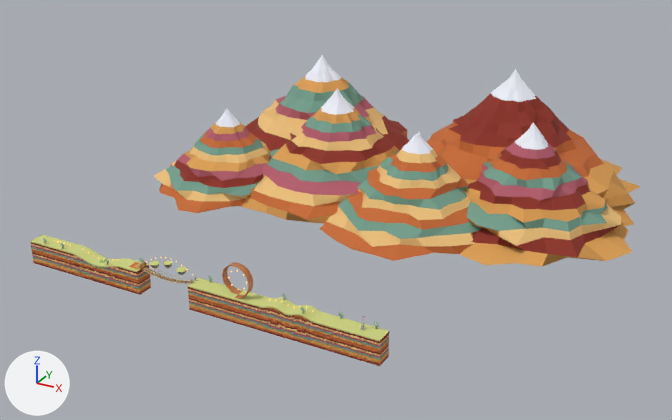
What one commit did to the glTF model datos/nivel1.glb.
One viewpoint serves both versions: a camera (50 mm lens) standing at (319.0, -289.0, 194.0) and looking at (91.0, 125.0, -13.0). The axes (+X, +Y, +Z) are drawn at lower left. The lights are the same throughout. The older version comes first. Where no turn or scale is listed for an object, it has been applied to the vertices. Vertices at exactly the same position are counted once.

Script lines for the objects in view, before the commit:
```python
ob_sm_fondo_cerro = bpy.data.objects.new('SM_Fondo_Cerro', me_sm_fondo_cerro)
ob_sm_fondo_cerro.location = (10.0, 140.0, -4.0)
ob_sm_fondo_cerro_001 = bpy.data.objects.new('SM_Fondo_Cerro.001', me_sm_fondo_cerro_001)
ob_sm_fondo_cerro_001.location = (70.0, 165.0, -4.0)
ob_sm_fondo_cerro_002 = bpy.data.objects.new('SM_Fondo_Cerro.002', me_sm_fondo_cerro_002)
ob_sm_fondo_cerro_002.location = (130.0, 145.0, -4.0)
ob_sm_fondo_cerro_003 = bpy.data.objects.new('SM_Fondo_Cerro.003', me_sm_fondo_cerro_003)
ob_sm_fondo_cerro_003.location = (185.0, 170.0, -4.0)
ob_sm_fondo_cerro_004 = bpy.data.objects.new('SM_Fondo_Cerro.004', me_sm_fondo_cerro_004)
ob_sm_fondo_cerro_004.location = (40.0, 200.0, -4.0)
ob_sm_fondo_cerro_005 = bpy.data.objects.new('SM_Fondo_Cerro.005', me_sm_fondo_cerro_005)
ob_sm_fondo_cerro_005.location = (160.0, 210.0, -4.0)
ob_sm_tramo_b_pasto = bpy.data.objects.new('SM_Tramo_B_Pasto', me_sm_tramo_b_pasto)
ob_sm_tramo_b_pasto.location = (0.0, 0.0, 0.0)
# also in view: 'SM_Tramo_A_Pasto' at (27.0, 0.0, -2.0); 'SM_Tramo_A' at (27.0, 0.0, -6.0); 'SM_Tramo_B' at (135.0, 0.0, -5.0)
```
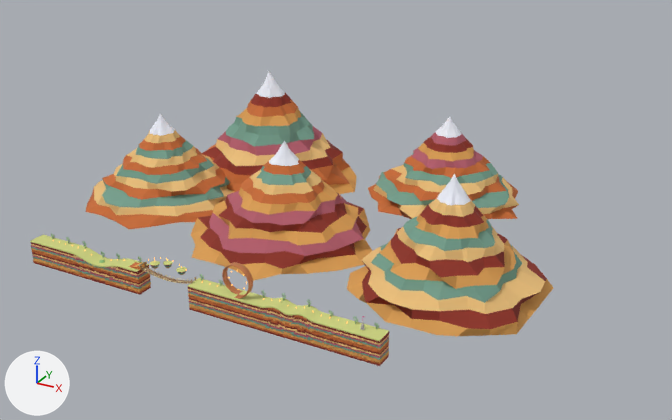
Patch to the scene script:
```diff
--- a/datos/nivel1.glb.py
+++ b/datos/nivel1.glb.py
@@ me_sm_fondo_cerro @@
-me_sm_fondo_cerro.from_pydata(...)  # 337 vertices, 648 faces; spans x -46.4..45.7, y -51.2..51.1, z -12.0..34.0
+me_sm_fondo_cerro.from_pydata(...)  # 337 vertices, 648 faces; spans x -44.8..48.7, y -48.5..47.9, z -12.0..37.3
+# me_sm_fondo_cerro part 1: 337 of 337 vertices moved; they spanned x -46.4..45.7, y -51.2..51.1, z -12.0..34.0 and now span x -44.8..48.7, y -48.5..47.9, z -12.0..37.3; mean shift (0.0, 0.2, 1.6)
+# me_sm_fondo_cerro part 2: 378 kept faces spanning x -31.6..35.1, y -32.3..36.5, z -1.4..26.8 get new vertex colours
 me_sm_fondo_cerro.materials.append(mat_m_roca_franjas)
@@ me_sm_fondo_cerro_001 @@
-me_sm_fondo_cerro_001.from_pydata(...)  # 337 vertices, 648 faces; spans x -61.4..64.5, y -60.8..63.1, z -12.0..48.0
+me_sm_fondo_cerro_001.from_pydata(...)  # 337 vertices, 648 faces; spans x -58.6..56.8, y -55.1..54.9, z -12.0..53.6
+# me_sm_fondo_cerro_001 part 3: 337 of 337 vertices moved; they spanned x -61.4..64.5, y -60.8..63.1, z -12.0..48.0 and now span x -58.6..56.8, y -55.1..54.9, z -12.0..53.6; mean shift (0.0, 0.1, 2.6)
+# me_sm_fondo_cerro_001 part 4: 418 kept faces spanning x -47.1..44.7, y -42.1..42.6, z -2.6..39.5 get new vertex colours
 me_sm_fondo_cerro_001.materials.append(mat_m_roca_franjas)
@@ me_sm_fondo_cerro_002 @@
-me_sm_fondo_cerro_002.from_pydata(...)  # 337 vertices, 648 faces; spans x -54.9..52.8, y -55.1..56.4, z -12.0..38.0
+me_sm_fondo_cerro_002.from_pydata(...)  # 337 vertices, 648 faces; spans x -48.4..52.7, y -53.7..51.5, z -12.0..40.2
+# me_sm_fondo_cerro_002 part 5: 337 of 337 vertices moved; they spanned x -54.9..52.8, y -55.1..56.4, z -12.0..38.0 and now span x -48.4..52.7, y -53.7..51.5, z -12.0..40.2; mean shift (0.0, 0.0, 1.0)
+# me_sm_fondo_cerro_002 part 6: 484 kept faces spanning x -48.4..52.7, y -50.3..51.5, z -12.0..29.0 get new vertex colours
 me_sm_fondo_cerro_002.materials.append(mat_m_roca_franjas)
@@ me_sm_fondo_cerro_003 @@
-me_sm_fondo_cerro_003.from_pydata(...)  # 337 vertices, 648 faces; spans x -58.5..60.4, y -62.5..62.7, z -12.0..44.0
+me_sm_fondo_cerro_003.from_pydata(...)  # 337 vertices, 648 faces; spans x -47.9..47.4, y -46.0..45.7, z -12.0..36.6
+# me_sm_fondo_cerro_003 part 7: 337 of 337 vertices moved; they spanned x -58.5..60.4, y -62.5..62.7, z -12.0..44.0 and now span x -47.9..47.4, y -46.0..45.7, z -12.0..36.6; mean shift (0.0, 0.0, -3.5)
+# me_sm_fondo_cerro_003 part 8: 390 kept faces spanning x -47.9..47.4, y -46.0..45.7, z -12.0..19.2 get new vertex colours
 me_sm_fondo_cerro_003.materials.append(mat_m_roca_franjas)
@@ me_sm_fondo_cerro_004 @@
-me_sm_fondo_cerro_004.from_pydata(...)  # 337 vertices, 648 faces; spans x -70.5..67.0, y -70.0..79.3, z -12.0..56.0
+me_sm_fondo_cerro_004.from_pydata(...)  # 337 vertices, 648 faces; spans x -47.0..44.2, y -44.6..50.8, z -12.0..44.9
+# me_sm_fondo_cerro_004 part 9: 337 of 337 vertices moved; they spanned x -70.5..67.0, y -70.0..79.3, z -12.0..56.0 and now span x -47.0..44.2, y -44.6..50.8, z -12.0..44.9; mean shift (0.0, 0.0, -5.2)
+# me_sm_fondo_cerro_004 part 10: 386 kept faces spanning x -41.5..43.8, y -42.9..46.3, z -7.9..32.7 get new vertex colours
 me_sm_fondo_cerro_004.materials.append(mat_m_roca_franjas)
@@ ob_sm_fondo_cerro @@
 ob_sm_fondo_cerro = bpy.data.objects.new('SM_Fondo_Cerro', me_sm_fondo_cerro)
-ob_sm_fondo_cerro.location = (10.0, 140.0, -4.0)
+ob_sm_fondo_cerro.location = (-10.0, 103.8, -4.0)
@@ ob_sm_fondo_cerro_001 @@
 ob_sm_fondo_cerro_001 = bpy.data.objects.new('SM_Fondo_Cerro.001', me_sm_fondo_cerro_001)
-ob_sm_fondo_cerro_001.location = (70.0, 165.0, -4.0)
+ob_sm_fondo_cerro_001.location = (27.6, 160.1, -4.0)
@@ ob_sm_fondo_cerro_002 @@
 ob_sm_fondo_cerro_002 = bpy.data.objects.new('SM_Fondo_Cerro.002', me_sm_fondo_cerro_002)
-ob_sm_fondo_cerro_002.location = (130.0, 145.0, -4.0)
+ob_sm_fondo_cerro_002.location = (79.3, 91.8, -4.0)
@@ ob_sm_fondo_cerro_003 @@
 ob_sm_fondo_cerro_003 = bpy.data.objects.new('SM_Fondo_Cerro.003', me_sm_fondo_cerro_003)
-ob_sm_fondo_cerro_003.location = (185.0, 170.0, -4.0)
+ob_sm_fondo_cerro_003.location = (133.5, 180.2, -4.0)
@@ ob_sm_fondo_cerro_004 @@
 ob_sm_fondo_cerro_004 = bpy.data.objects.new('SM_Fondo_Cerro.004', me_sm_fondo_cerro_004)
-ob_sm_fondo_cerro_004.location = (40.0, 200.0, -4.0)
+ob_sm_fondo_cerro_004.location = (177.4, 78.9, -4.0)
@@ ob_sm_fondo_cerro_005 @@
-ob_sm_fondo_cerro_005 = bpy.data.objects.new('SM_Fondo_Cerro.005', me_sm_fondo_cerro_005)
```

Boxes (x1, y1, x2, y2) around the edits, measured in the pictures (672 x 420 px; the box of a moved part takes in the faces that stretch with it):
'SM_Fondo_Cerro.002', reshaped, moved: before (320, 131, 481, 261); after (191, 141, 372, 281)
'SM_Fondo_Cerro.004', reshaped, moved: before (245, 54, 410, 151); after (347, 174, 553, 336)
'SM_Fondo_Cerro.003', reshaped, moved: before (460, 122, 632, 266); after (368, 116, 519, 219)
'SM_Fondo_Cerro.001', reshaped, moved: before (243, 88, 399, 223); after (202, 70, 356, 194)
'SM_Fondo_Cerro', reshaped, moved: before (154, 108, 271, 213); after (85, 114, 233, 229)
'SM_Fondo_Cerro.005', deleted: before (427, 69, 641, 226)
part 1 of me_sm_fondo_cerro, moved or reshaped: before (154, 108, 264, 213); after (85, 114, 233, 229)
part 2 of me_sm_fondo_cerro, recoloured: before (174, 123, 271, 188); after (102, 130, 226, 200)
part 3 of me_sm_fondo_cerro_001, moved or reshaped: before (243, 88, 388, 223); after (227, 70, 356, 194)
part 4 of me_sm_fondo_cerro_001, recoloured: before (254, 108, 399, 206); after (202, 93, 343, 184)
part 5 of me_sm_fondo_cerro_002, moved or reshaped: before (347, 131, 468, 261); after (191, 141, 363, 281)
part 6 of me_sm_fondo_cerro_002, recoloured: before (320, 147, 481, 254); after (191, 160, 372, 274)
part 7 of me_sm_fondo_cerro_003, moved or reshaped: before (471, 122, 632, 266); after (378, 116, 519, 219)
part 8 of me_sm_fondo_cerro_003, recoloured: before (460, 153, 631, 266); after (368, 143, 518, 219)
part 9 of me_sm_fondo_cerro_004, moved or reshaped: before (260, 54, 382, 146); after (347, 174, 553, 336)
part 10 of me_sm_fondo_cerro_004, recoloured: before (245, 75, 410, 151); after (362, 199, 546, 329)
